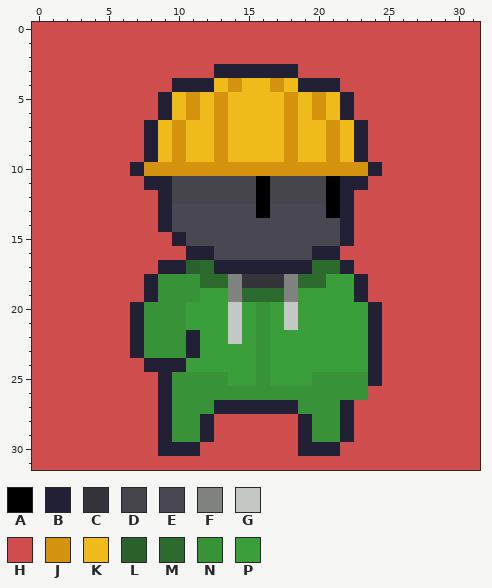
Two states of a pixel-art sprite, nfts/image_1.png. Above is the file before it was changed.
The file is 32x32 pixels. Colours within 5 levels of each other are drawn and written as one.
Palette (. is transparent): A #000000  B #222034  C #35343a  D #46454c  E #484752  F #808380  G #c3c8c4  H #d04d4d  J #d49410  K #eebb1b  L #2b622b  M #2d6a2d  N #379238  P #3a9f3b
Now the later version:
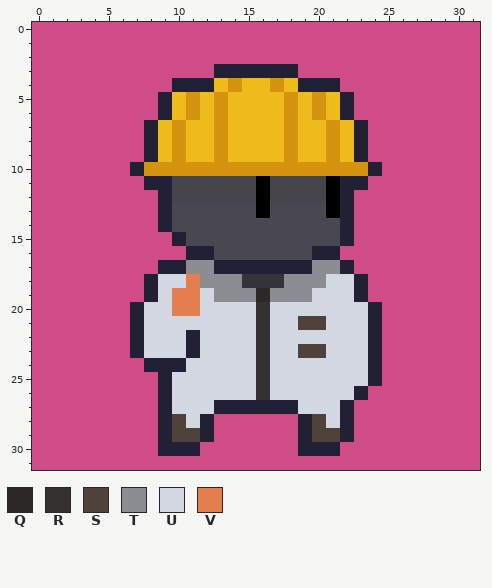
Colours new in this view: Q #2b2827  R #353130  S #4f423b  T #8b8d93  U #d3d7e1  V #e47e4f
From old to new:
colour H: #d04d4d -> #d04d87
y 17: x 11..12 LM -> TT; x 20..21 MM -> TT
y 18: x 9..14 NNNMMF -> UUVTTT; x 18..22 FMMPP -> TTTUU
y 19: x 9..22 NNNPPFMMMFPPPP -> UVVUTTTQTTTUUU
y 20: x 8..23 NNNPPPGPNPGPPPPP -> UUVVUUUURUUUUUUU
y 21: x 8..23 NNNPPPGPNPGPPPPP -> UUUUUUUURUUSSUUU
y 22: x 8..10 NNN -> UUU; x 12..23 PPGPNPPPPPPP -> UUUURUUUUUUU
y 23: x 8..10 NNN -> UUU; x 12..23 PPPPNPPPPPPP -> UUUURUUSSUUU
y 24: x 11..23 PPPPPNPPPPPPP -> UUUUURUUUUUUU
y 25: x 10..23 NNNNPPNPPPNNNN -> UUUUUURUUUUUUU
y 26: x 10..23 NNNNNNNNNNNNNN -> UUUUUURUUUUUUB
y 27: x 10..12 NNN -> UUU; x 19..21 NNN -> UUU
y 28: x 10..11 NN -> SU; x 20..21 NN -> SU
y 29: x 10..11 NN -> SS; x 20..21 NN -> SS
Pixel boxes of the changes (left, top, right, bottom) in both pictures:
changed: (32, 22, 480, 470)
